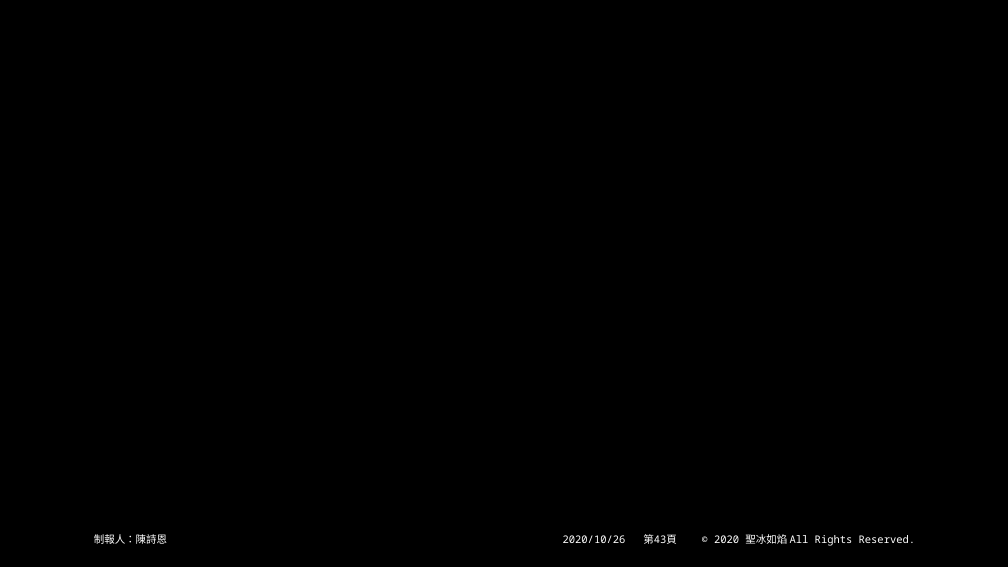
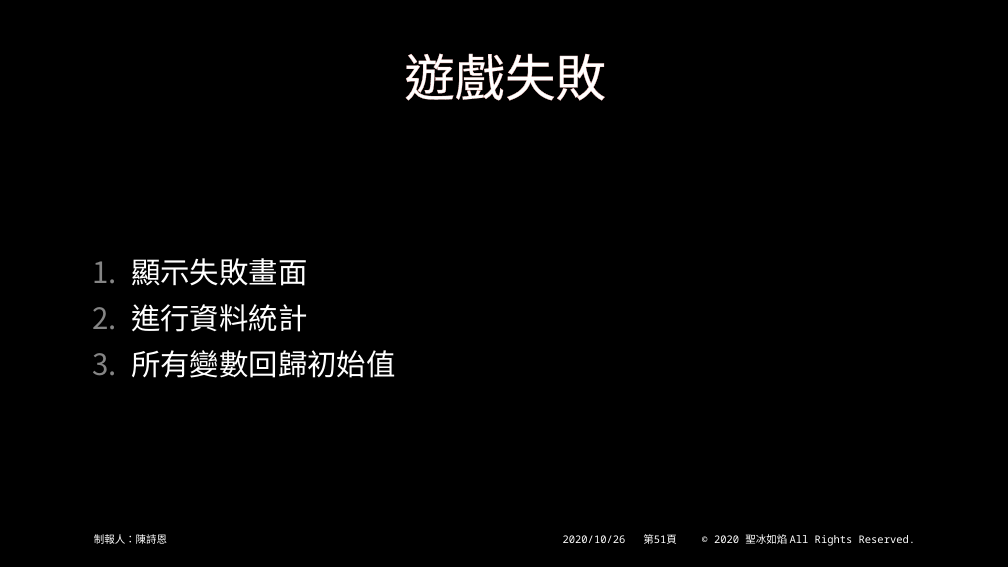
Before and after one commit to beenyan/RLSB, a slide deck: slide 51 of 俄羅斯方塊.pptx (slide 43 before the commit). Drawn at 1008x567 pixels with LibreOffice and Linux fonts; fonts in the diff are those of the drawing; background and template pictures are left out. Boxes give left, top, right and bottom in pixels: in the first picture for what was removed or moved away, otherwise in the second. Text is boxed around its words. In the diff, an @@ line names an element or a change of style, - is before the commit and + after.

```diff
--- a/俄羅斯方塊.pptx
+++ b/俄羅斯方塊.pptx
@@ title added at [404,53,606,101], 48 pt, text #FFFFFF @@
+遊戲失敗
@@ text added at [131,258,395,378], 28 pt, text #FFFFFF @@
+1. 顯示失敗畫面
+2. 進行資料統計
+3. 所有變數回歸初始值
@@ page number at [643,534,677,544]: text changed @@
-第43頁
+第51頁
```
Also in this commit, not shown: 18 other slides changed, 31 slides removed, 2 other files.
